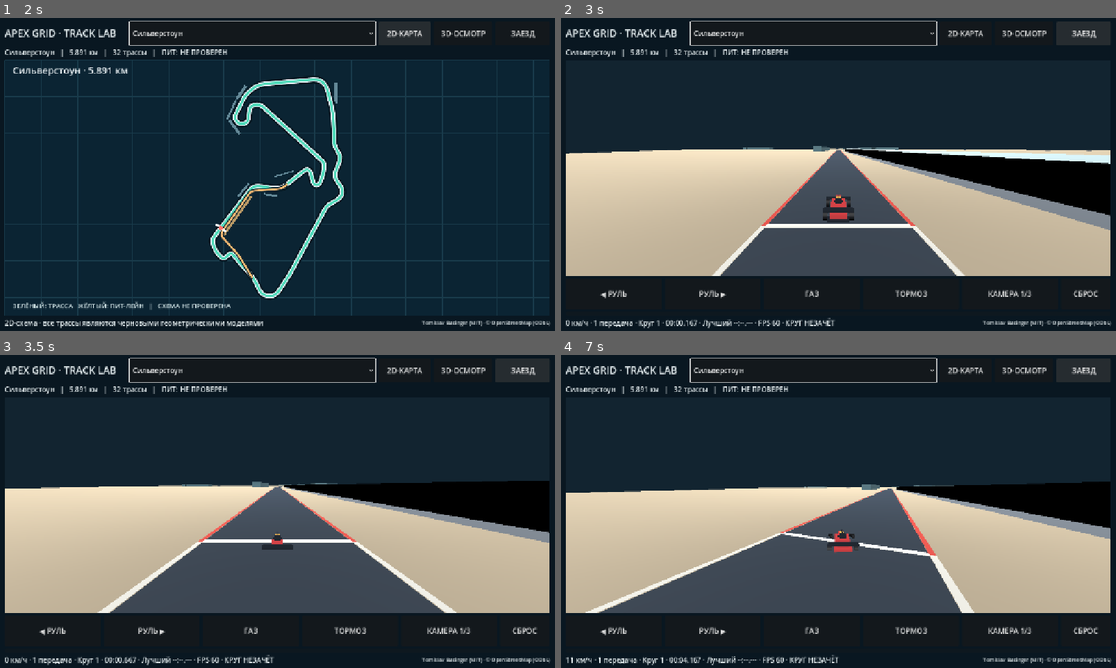
Above: before the commit, frames 1-4 (two rows, left to right).
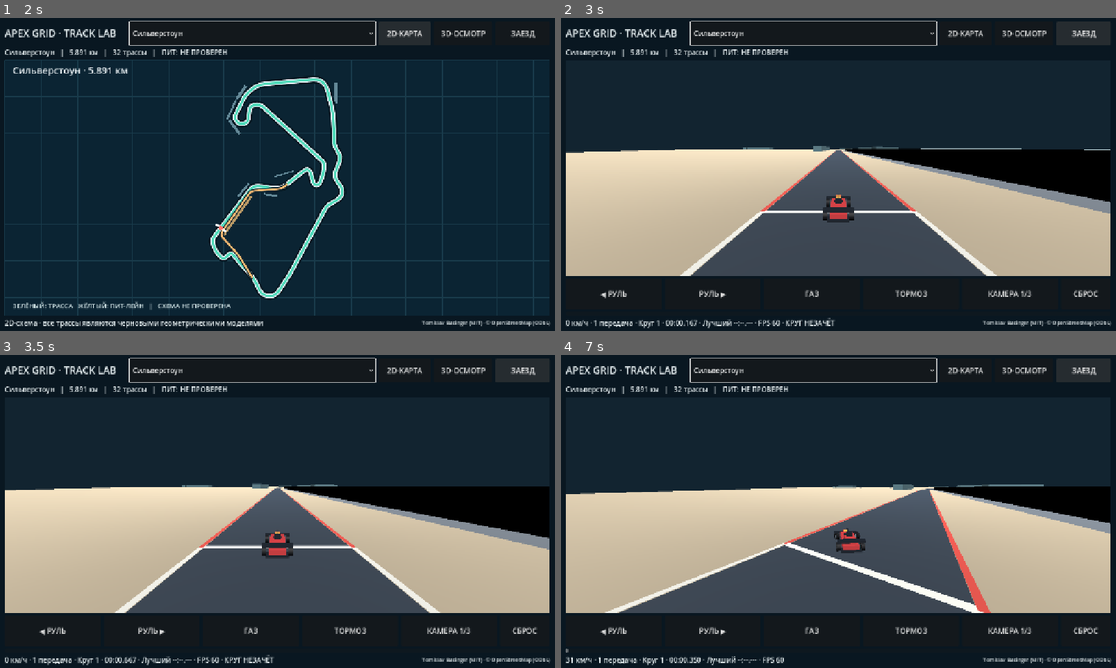
Above: after the commit, the same moments.

Repository: eugenezhevakin-sudo/gonochki
Game: Godot game, scene res://scenes/main.tscn
Same seed, same stepped clock (60 frames per second), same inputs: the game is played once before the commit and once after it.
Inputs:
- Up to frame 1 (2 s): click "Сильверстоун" at 0.5 s; click "2D-КАРТА" at 1.25 s
- Up to frame 2 (3 s): click "3D-ОСМОТР" at 2 s; click "ЗАЕЗД" at 2.75 s
- Up to frame 3 (3.5 s): no input
- Up to frame 4 (7 s): hold D 3.53-4.28 s; hold S 4.28-5.03 s; hold D 5.03-5.78 s; hold W 5.78-6.53 s; hold A from 6.53 s (still down)

Frame 1 is identical in both runs. In frame 2, 7.0% of the frame differs, in the area x 0-99%, y 40-83%; in frame 3, 5.0%; in frame 4, 7.8%, in the area x 0-99%, y 40-99%.

Commit message:
fix(driving): make asphalt collision two-sided and remove thin gap trapping vehicle under road

Diff:
--- a/scripts/track_geometry.gd
+++ b/scripts/track_geometry.gd
@@ -82,7 +82,12 @@
     body.add_child(appearance)
     var solid := CollisionShape3D.new()
     solid.name = "PhysicalSurface"
-    solid.shape = mesh.create_trimesh_shape()
+    # Two-sided surface collision: prototypes may contain differently wound
+    # polygons, especially at closed joins. Without this, the car can fall
+    # through asphalt and become wedged below it.
+    var surface_shape: ConcavePolygonShape3D = mesh.create_trimesh_shape()
+    surface_shape.backface_collision = true
+    solid.shape = surface_shape
     body.add_child(solid)
 
 func _add_visual_kerbs(path: PackedVector2Array, road_width: float) -> void:
@@ -199,13 +204,13 @@
     var collision := CollisionShape3D.new()
     collision.name = "RunoffCollision"
     var box := BoxShape3D.new()
-    box.size = Vector3(bounds.size.x + 260.0, 0.6, bounds.size.y + 260.0)
+    box.size = Vector3(bounds.size.x + 260.0, 1.26, bounds.size.y + 260.0)
     collision.shape = box
     runoff.add_child(collision)
     var ground := MeshInstance3D.new()
     ground.name = "GroundVisualOnly"
     ground.mesh = ground_mesh
-    ground.position.y = 0.31
+    ground.position.y = 0.63
     runoff.add_child(ground)
     _add_visual_kerbs(track_path, ROAD_WIDTH)
     _add_start_stripe(track_path)
@@ -233,7 +238,7 @@
     var p: Vector2 = track_path[0]
     var heading: Vector2 = (track_path[1] - track_path[0]).normalized()
     var rotation_y: float = atan2(-heading.x, -heading.y)
-    return Transform3D(Basis(Vector3.UP, rotation_y), Vector3(p.x, 2.2, p.y))
+    return Transform3D(Basis(Vector3.UP, rotation_y), Vector3(p.x, 0.8, p.y))
 
 func overview_camera() -> void:
     var bounds: Rect2 = Atlas.bounds(track_path)
